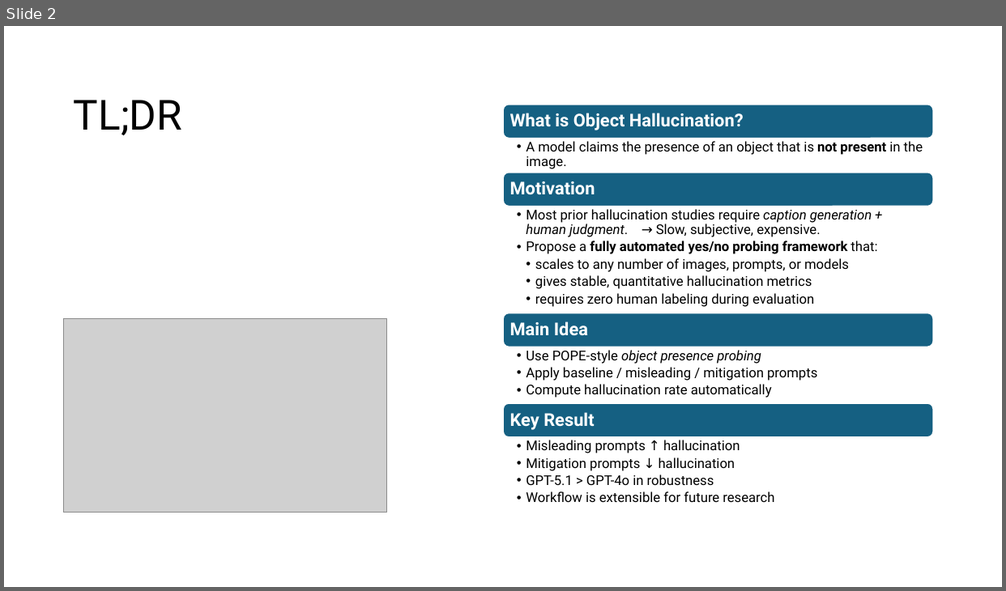
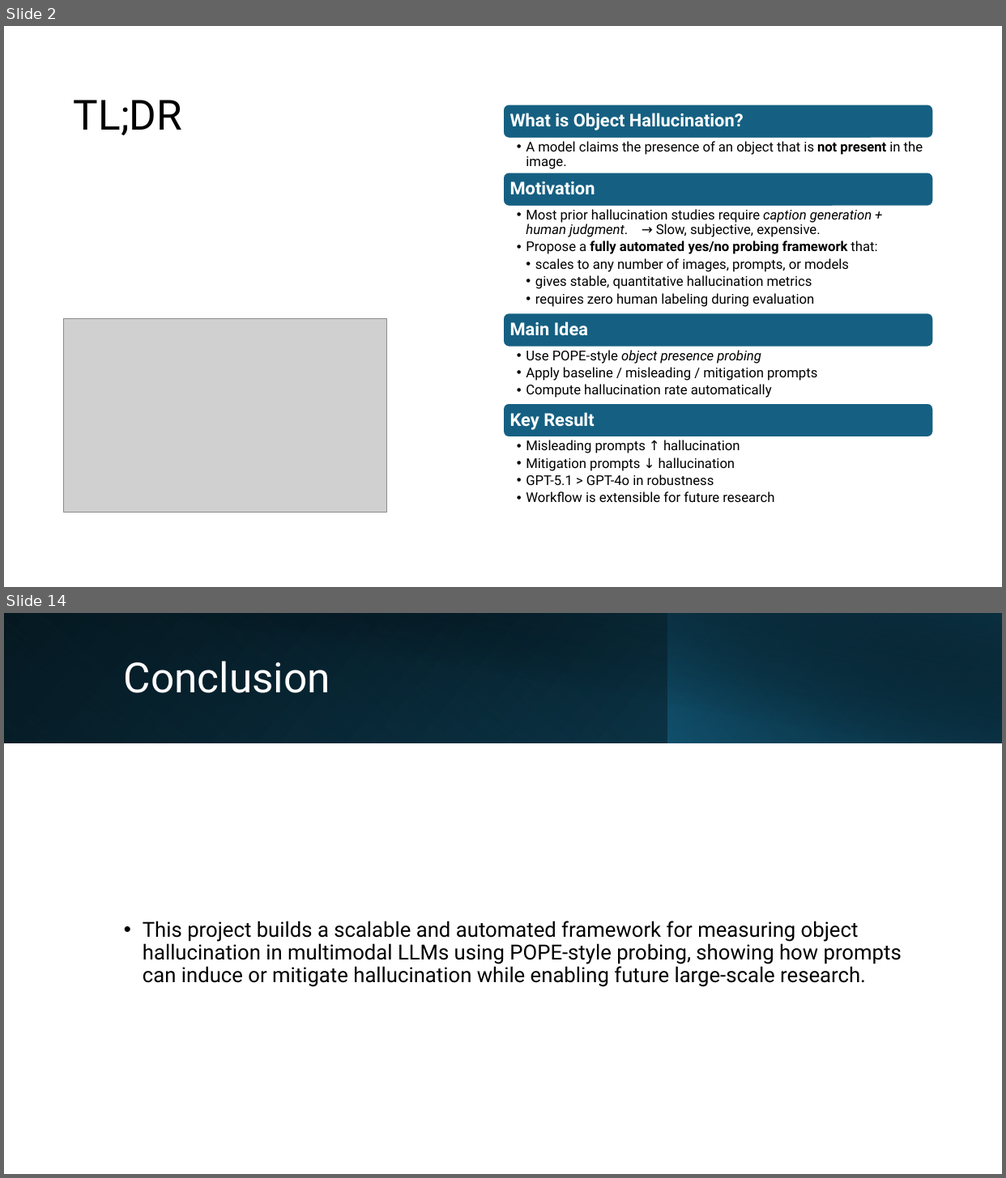
Before and after one commit to xxiao053/MRP--Mini-Research-Problem, a slide deck: presentation/A Scalable Workflow for Evaluating Object Hallucination in Multimodal LLMs.pptx. Shown one above the other, each under a label of ours: slide 2 before the commit, slides 2 and 14 after it; the slides between them are not shown. The pictures are 1006x591 and 1006x1178 pixels, drawn with LibreOffice and Linux fonts; fonts in the diff are those of the drawing; grey boxes stand for pictures. Boxes give left, top, right and bottom in pixels: in the first picture for what was removed or moved away, otherwise in the second. Text is boxed around its words. In the diff, an @@ line names an element or a change of style, - is before the commit and + after.

```diff
--- a/presentation/A Scalable Workflow for Evaluating Object Hallucination in Multimodal LLMs.pptx
+++ b/presentation/A Scalable Workflow for Evaluating Object Hallucination in Multimodal LLMs.pptx
@@ slide 14 added at (4, 613, 1002, 1174), background #FFFFFF @@
@@ rectangle added at (4, 613, 1002, 743), fill gradient #000000 to #104862 @@
@@ rectangle added at (4, 613, 669, 743), fill gradient #156082 to #0B3041 @@
@@ rectangle added at (41, 613, 1002, 744), fill gradient #000000 to #0B3041 @@
@@ rectangle added at (668, 613, 1002, 743), fill gradient #156082 to #000000 @@
@@ title added at (124, 661, 330, 693), 40 pt, text #FFFFFF @@
+Conclusion
@@ text added at (143, 921, 901, 987), 20 pt, text #000000 @@
+• This project builds a scalable and automated framework for measuring object hallucination in multimodal LLMs using POPE-style probing, showing how prompts can induce or mitigate hallucination while enabling future large-scale research.
```
Also in this commit, not shown: 2 slides changed, 10 other slides added.
